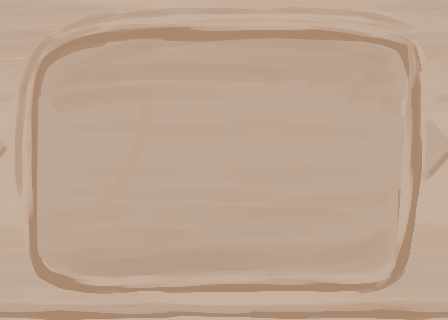
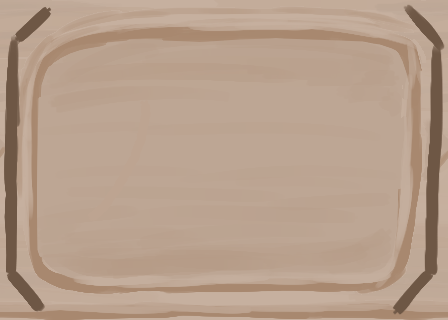
Comparing the layer stacks of the two 448×320 images. Changes:
added layer "right" above "left" over [392, 4, 445, 315]
added layer "left" above "arrow" over [4, 6, 52, 312]
